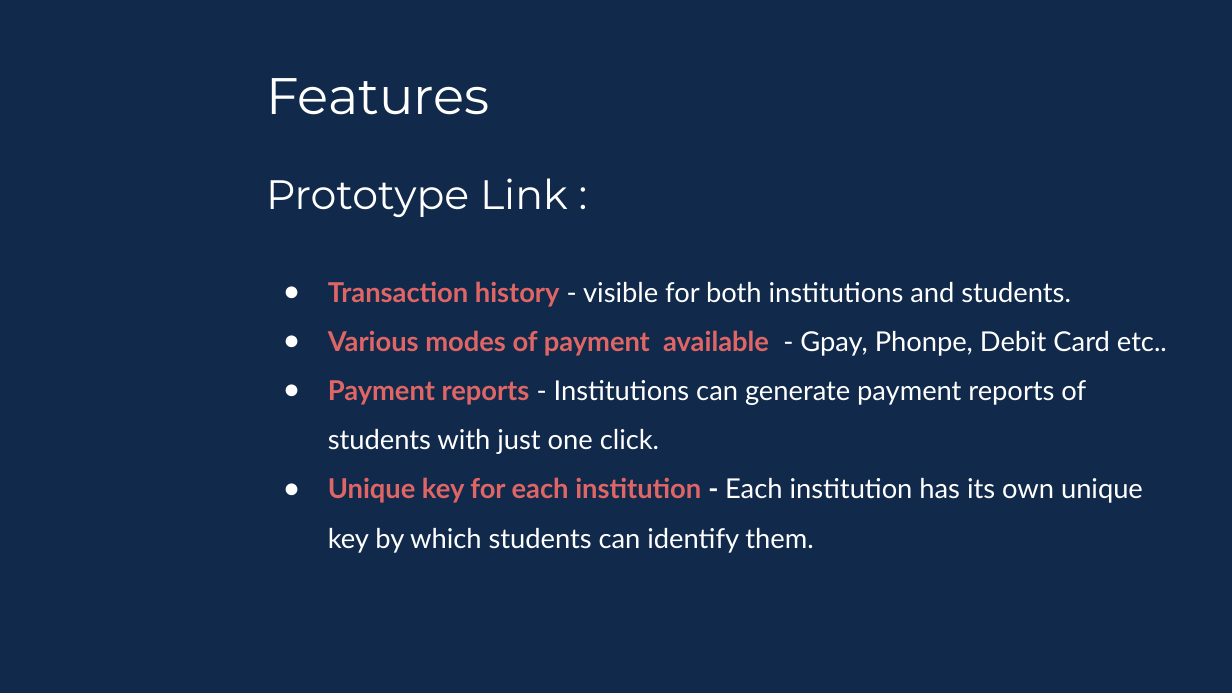
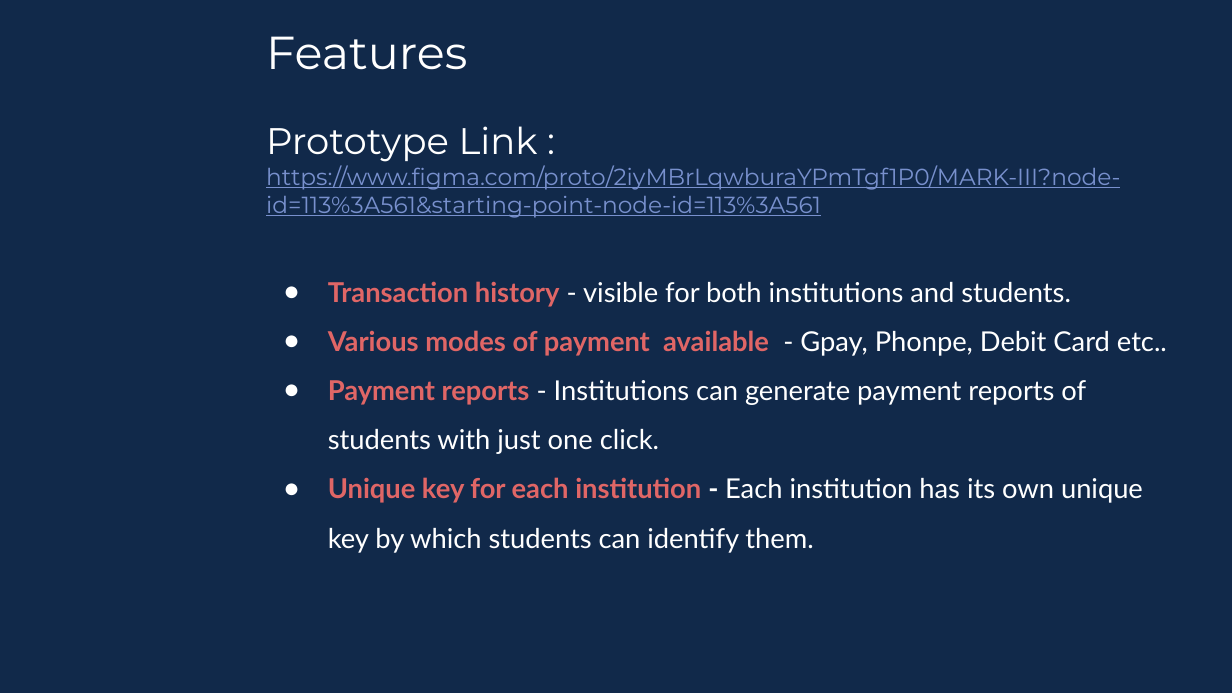
Before and after one commit to NikithaRajS/2021_IBM_Code_Challenge_SmartPay, a slide deck: slide 6 of presentation/IBM_ISL_Presentation_Mark III_SmartPay.pptx. Drawn at 1232x693 pixels with LibreOffice and Linux fonts; fonts in the diff are those of the drawing; background and template pictures are left out. Boxes give left, top, right and bottom in pixels: in the first picture for what was removed or moved away, otherwise in the second. Text is boxed around its words. In the diff, an @@ line names an element or a change of style, - is before the commit and + after.

```diff
--- a/presentation/IBM_ISL_Presentation_Mark III_SmartPay.pptx
+++ b/presentation/IBM_ISL_Presentation_Mark III_SmartPay.pptx
@@ title at (x1=266, y1=36, x2=467, y2=70): size 30 to 27 pt in "Features" @@
@@ title at (x1=266, y1=126, x2=1120, y2=218): text changed; size 24 to 13.6 pt; text colour #FFFFFF to #7890CD @@
-Prototype Link :
+Prototype Link : https://www.figma.com/proto/2iyMBrLqwburaYPmTgf1P0/MARK-III?node-id=113%3A561&starting-point-node-id=113%3A561
```
Also in this commit, not shown: 7 other slides changed, 1 slide added.
